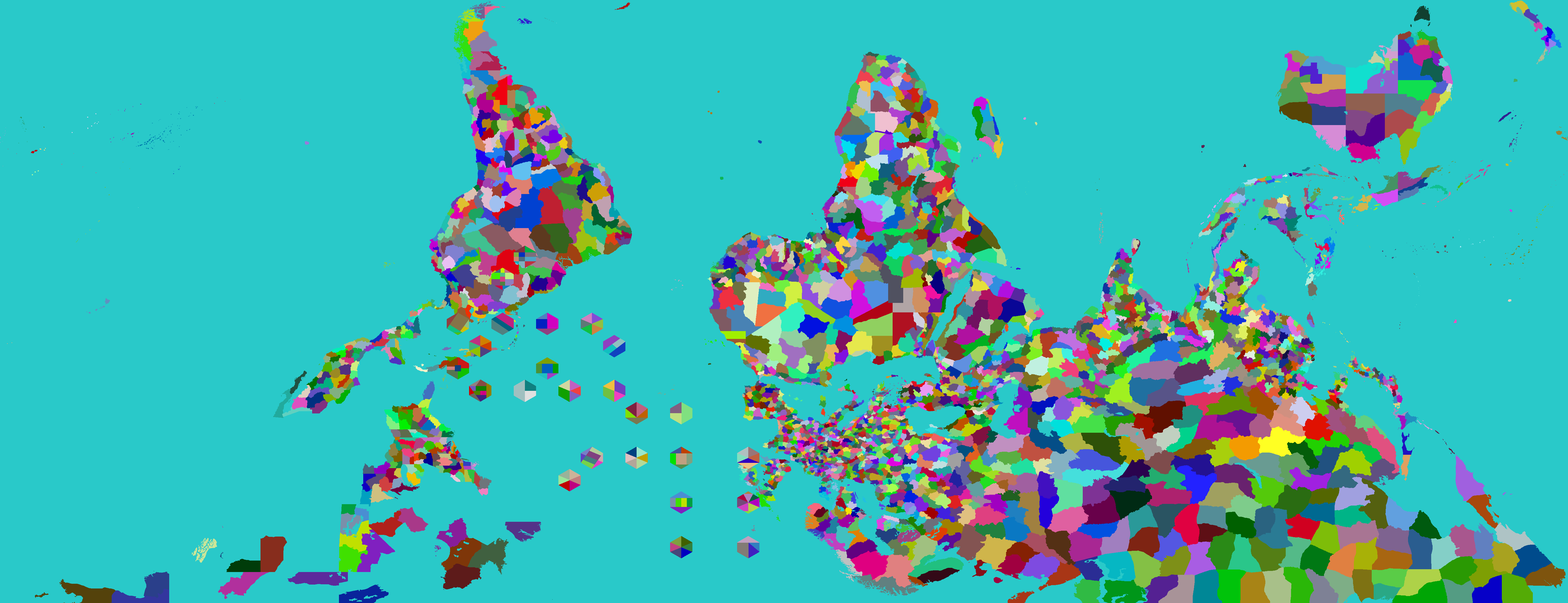
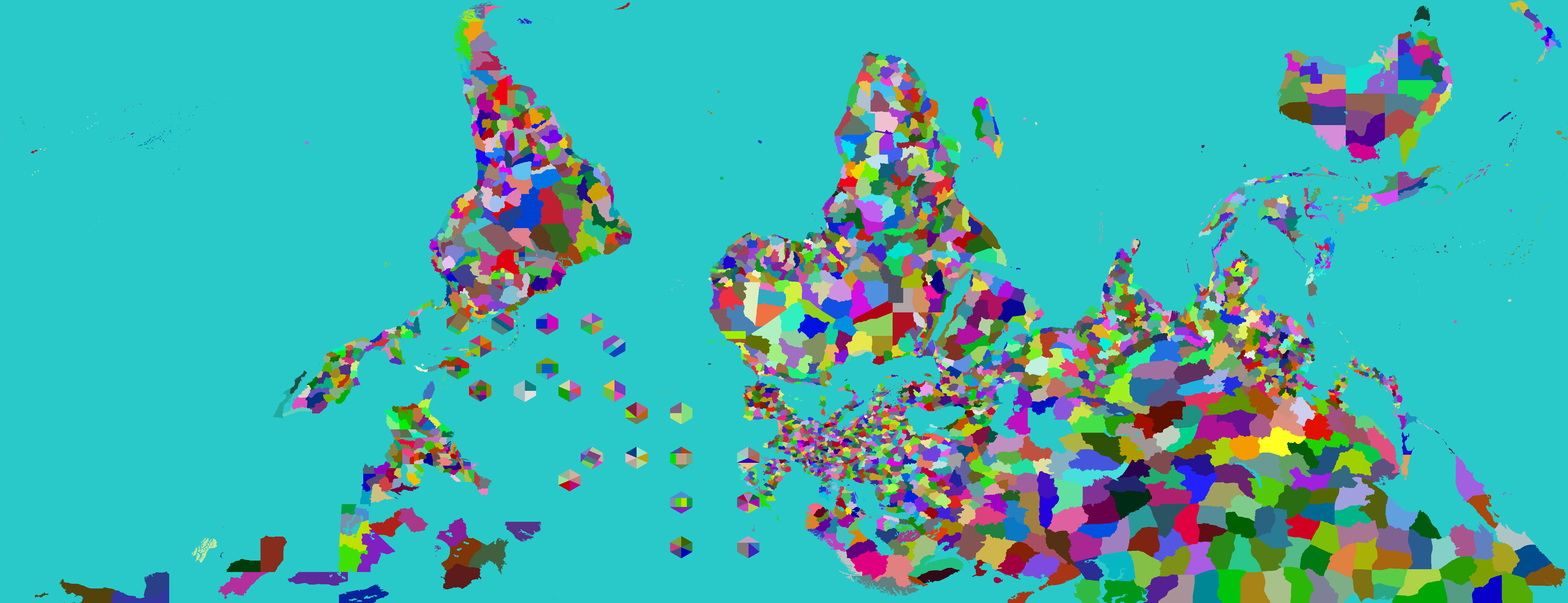
Layered file, before and after one edit (1568×603). Changes by layer:
painted on "Provinces" over [6, 298, 1075, 454]
